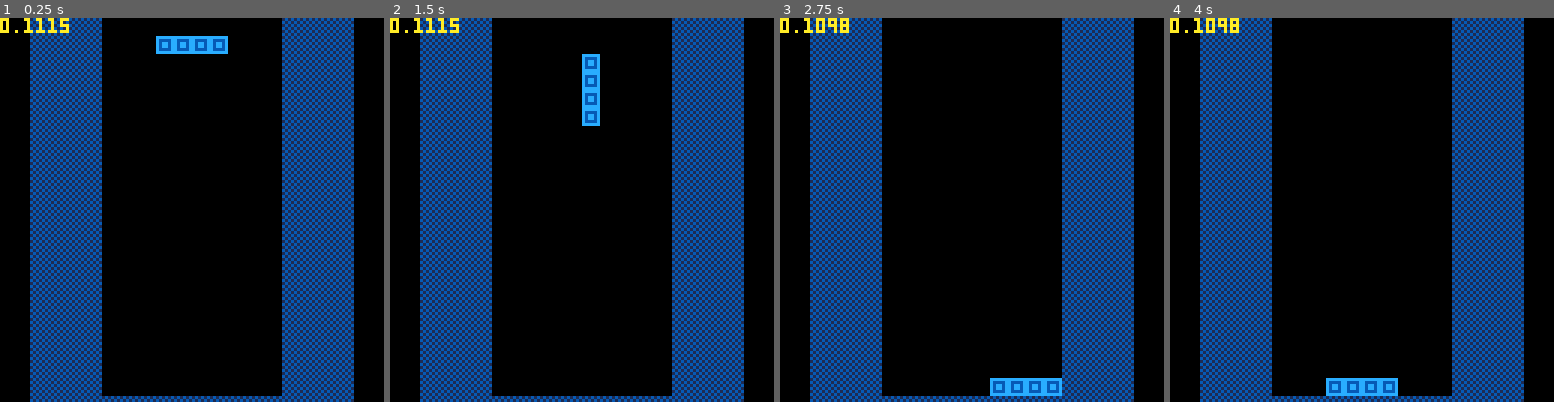
Above: before the commit, frames 1-4 (left to right).
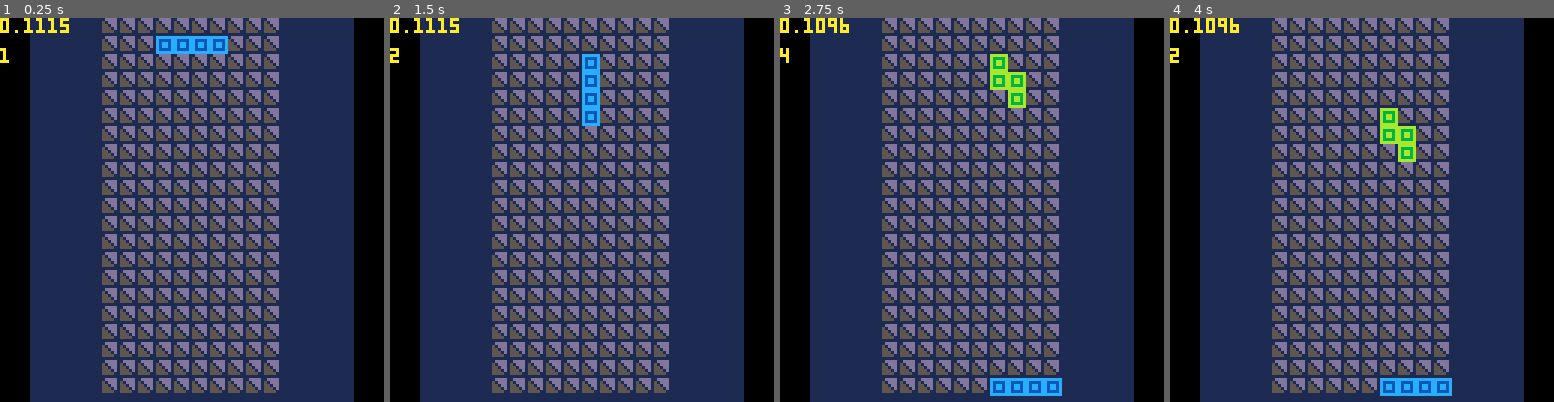
Above: after the commit, the same moments.

Repository: Kodiak-Web/P8Tris
Game: PICO-8 cartridge tetris.p8
Same seed, same stepped clock (60 frames per second), same inputs: the game is played once before the commit and once after it.
Inputs:
- Up to frame 1 (0.25 s): no input
- Up to frame 2 (1.5 s): tap X (X key) at 0.33, 1.07 s; tap O (Z key) at 0.7 s
- Up to frame 3 (2.75 s): hold Right 1.6-2.1 s; tap O (Z key) at 1.7, 2.1, 2.5 s; tap X (X key) at 1.85 s; hold Up 2.15-2.42 s; hold Right from 2.47 s (still down)
- Up to frame 4 (4 s): tap O (Z key) at 2.9, 3.3, 3.7 s; tap X (X key) at 2.97 s; release Right at 3.03 s; hold Left 3.08-3.58 s; hold Down 3.63-3.97 s

The runs differ from the first frame. In frame 1, 64% of the frame differs, in the area x 0-93%, y 0-100%; in frame 2, 64%; in frame 3, 64%; in frame 4, 65%.

Commit message:
fixed drops, added background

Diff:
--- a/tetris.p8
+++ b/tetris.p8
@@ -2,17 +2,7 @@
 version 36
 __lua__
 piece = flr(rnd(7))
-pal(1,12,1)
-pal(2,10,1)
-pal(3,14,1)
-pal(4,138,1)
-pal(5,8,1)
-pal(6,140,1)
-pal(7,9,1)
-pal(8,136,1)
-pal(9,139,1)
-pal(10,1,1)
-pal(11,137,1)
+poke(0x5f2e,1)
 kick_table = {
 	--['1+'] = {{-1,0},{-1,1},{0,-2},{-1,-2}},
 	[1] = { {{1,0},{1,1},{0,-2},{1,-2}} , {{-1,0},{-1,1},{0,-2},{-1,-2}} },
@@ -61,85 +51,70 @@
 	 {2,2,0}} ----
 }
 srs_l = {
-{{0,0,3},
- {3,3,3},
- {0,0,0}},----
-{{0,3,0},
- {0,3,0},
- {0,3,3}},----
-{{0,0,0},
- {3,3,3},
- {3,0,0}},
-{{3,3,0},
- {0,3,0},
- {0,3,0}}
+	{{0,0,3},
+	 {3,3,3},
+	 {0,0,0}},----
+	{{0,3,0},
+	 {0,3,0},
+	 {0,3,3}},----
+	{{0,0,0},
+	 {3,3,3},
+	 {3,0,0}},
+	{{3,3,0},
+	 {0,3,0},
+	 {0,3,0}}
 }
 srs_o = {
-{{0,4,4,0},
- {0,4,4,0}},
-{{0,4,4,0},
- {0,4,4,0}},
-{{0,4,4,0},
- {0,4,4,0}},
-{{0,4,4,0},
- {0,4,4,0}},
+	{{0,4,4,0},
+	 {0,4,4,0}},
+	{{0,4,4,0},
+	 {0,4,4,0}},
+	{{0,4,4,0},
+	 {0,4,4,0}},
+	{{0,4,4,0},
+	 {0,4,4,0}},
 }
 srs_s = {
-{{0,5,5},
- {5,5,0},
- {0,0,0}},
-{{0,5,0},
- {0,5,5},
- {0,0,5}},
-{{0,0,0},
- {0,5,5},
- {5,5,0}},
-{{5,0,0},
- {5,5,0},
- {0,5,0}}
-}
---[[
-srs_j = {
-{{6,6,0},
- {0,6,6},
- {0,0,0}},
-{{0,0,6},
- {0,6,6},
- {0,6,0}},
-{{0,0,0},
- {6,6,0},
- {0,6,6}},
-{{0,6,0},
- {6,6,0},
- {6,0,0}}
-}]]
+	{{0,5,5},
+	 {5,5,0},
+	 {0,0,0}},
+	{{0,5,0},
+	 {0,5,5},
+	 {0,0,5}},
+	{{0,0,0},
+	 {0,5,5},
+	 {5,5,0}},
+	{{5,0,0},
+	 {5,5,0},
+	 {0,5,0}}
+}
 srs_t = {
-{{0,6,0},
- {6,6,6},
- {0,0,0}},
-{{0,6,0},
- {0,6,6},
- {0,6,0}},
-{{0,0,0},
- {6,6,6},
- {0,6,0}},
-{{0,6,0},
- {6,6,0},
- {0,6,0}}
-}
-srs_z = {
-{{7,7,0},
- {0,7,7},
- {0,0,0}},
-{{0,0,7},
- {0,7,7},
- {0,7,0}},
-{{0,0,0},
- {7,7,0},
- {0,7,7}},
-{{0,7,0},
- {7,7,0},
- {7,0,0}}
+	{{0,6,0},
+	 {6,6,6},
+	 {0,0,0}},
+	{{0,6,0},
+	 {0,6,6},
+	 {0,6,0}},
+	{{0,0,0},
+	 {6,6,6},
+	 {0,6,0}},
+	{{0,6,0},
+	 {6,6,0},
+	 {0,6,0}}
+	}
+	srs_z = {
+	{{7,7,0},
+	 {0,7,7},
+	 {0,0,0}},
+	{{0,0,7},
+	 {0,7,7},
+	 {0,7,0}},
+	{{0,0,0},
+	 {7,7,0},
+	 {0,7,7}},
+	{{0,7,0},
+	 {7,7,0},
+	 {7,0,0}}
 }
 draw_offset = 34-6 --centers playing field
 collision_field = {}
@@ -168,6 +143,7 @@
 ]]--
 piece_pointer = srs_i
 function smap(spritenum,x,y)
+	--if spritenum == 0 then spritenum = 9 end
 	sspr(((spritenum - 1)*6),0,6,6,x+draw_offset,y)      -----------------------------------------------------------
 end
 piece = -69
@@ -178,13 +154,10 @@
 increments = 15
 colliding = false
 function coltest(tx,ty, trot)
-	trot = trot or 0
 	colliding=false
-	ltx = tx
-	lty = ty
 	r = rot_val + trot
-	if r < 1 then r = 4 end
-	if r > 4 then r = 1 end
+	if r == 0 then r = 4 end
+	if r == 5 then r = 1 end
 	for k,v in pairs(piece_pointer[r]) do
 		for kk,vv in pairs(v) do
 			last_k = k --debugging var
@@ -203,7 +176,7 @@
 mergetime = 45
 function move(x,y)
 	colliding=false
-	coltest(x,y)
+	coltest(x,y,0)
 	if colliding == false then
 		posx += x
 		posy += y
@@ -217,19 +190,26 @@
 	end
 end
 counter = 0
+bottom = -69
 function drop()
-	while not merged do
-		move(0,1)
-		counter += 1
-		if counter > 22 then
-			counter = 0
-			merged = true
-		end
-	end
+		i = 1
+		finished = false
+		while not finished do
+			if coltest(0,i,0) or i > 22 then
+				move(0,i-1)
+				merge()
+				finished = true
+			end
+			i += 1
+		end
+		merged = true
 	merged = false
 	coltimer = mergetime
 	--clearline(1)
 end
+
+
+
 function rotate(n)
 --	if piece == 0 then
 --	 --I logic
@@ -254,8 +234,9 @@
 		else
 			kick_test = 1
 			kicking = true
+			tablepoint = kick_table[rot_val][tablerot]
 			while kicking do
-				collides = coltest(kick_table[rot_val][tablerot][kick_test][1],(kick_table[rot_val][tablerot][kick_test][1] * -1),n)
+				collides = coltest(tablepoint[kick_test][1],(tablepoint[kick_test][2] * -1),n)
 				if collides == false then
 					rot_val += n
 					if rot_val > 4 then
@@ -263,8 +244,8 @@
 						elseif rot_val < 1 then
 						rot_val = 4
 					end
-					posx += kick_table[rot_val][tablerot][kick_test][1]
-					posy += (kick_table[rot_val][tablerot][kick_test][1] * -1)
+					posx += tablepoint[kick_test][1]
+					posy += (tablepoint[kick_test][2] * -1)
 					kicking = false
 				elseif kick_test < 4 then
 					kick_test +=1
@@ -316,21 +289,22 @@
 end
 LinesToClear = {}
 LinesCleared = 0
+LinesCleared_bak = 0
 function line_detect()
 LinesToClear = {}
 	for k,v in pairs(collision_field) do
 		filled = true
 		for kk = 1, #v-4 do
-			if 0 == v[kk] or 8==v[kk] then
+			if 0 == v[kk] or 8==v[kk] then --detects filled lines. 0 is "empty", 8 is wall.
 				filled=false
 			end
 		end
 		if filled then add(LinesToClear,k) end
 	end
 	while #LinesToClear > 0 do
-	clearline(LinesToClear[#LinesToClear])
-	del(LinesToClear,LinesToClear[#LinesToClear])
-	LinesCleared += 1
+		clearline(LinesToClear[#LinesToClear])
+		del(LinesToClear,LinesToClear[#LinesToClear])
+		LinesCleared += 1
 	end
 end
 line = 0
@@ -355,8 +329,9 @@
 		end
 	end
 end
-
+print_val = ""
 function _init()
+	--drop()
 	pal(1,12,1)
 	pal(2,10,1)
 	pal(3,14,1)
@@ -368,6 +343,7 @@
 	pal(9,139,1)
 	pal(10,1,1)
 	pal(11,137,1)
+	pal(12,5,1)
 	if piece == 0 then
 		piece_pointer = srs_i
 	elseif piece == 1 then
@@ -434,25 +410,26 @@
 	cls()
 	for k,v in pairs(collision_field) do
 		for key,value in pairs(v) do
+			if value == 0 then value = 9 end
 			smap(value,key*6,k*6)
 		end
 	end
 	for k,v in pairs(piece_pointer[rot_val]) do
 		for kk,vv in pairs(v) do
 			smap(vv,(kk*6)+(posx*6),(k*6)+(posy*6))
-			--print(piece)
 		end
 	end
 	print(stat(2),2)
+	print(rot_val,0,10,2)
 end
 
 __gfx__
-111111666666777777222222444444333333555555a6a6a600000000000000000000000000000000000000000000000000000000000000000000000000000000
-1666616aaaa67bbbb72777724999943888835888856a6a6a00000000000000000000000000000000000000000000000000000000000000000000000000000000
-1611616a66a67b77b7272272494494383383585585a6a6a600000000000000000000000000000000000000000000000000000000000000000000000000000000
-1611616a66a67b77b72722724944943833835855856a6a6a00000000000000000000000000000000000000000000000000000000000000000000000000000000
-1666616aaaa67bbbb7277772499994388883588885a6a6a600000000000000000000000000000000000000000000000000000000000000000000000000000000
-1111116666667777772222224444443333335555556a6a6a00000000000000000000000000000000000000000000000000000000000000000000000000000000
+111111666666777777222222444444333333555555aaaaaaadddda00000000000000000000000000000000000000000000000000000000000000000000000000
+1666616aaaa67bbbb7277772499994388883588885aaaaaacaddda00000000000000000000000000000000000000000000000000000000000000000000000000
+1611616a66a67b77b7272272494494383383585585aaaaaaccadda00000000000000000000000000000000000000000000000000000000000000000000000000
+1611616a66a67b77b7272272494494383383585585aaaaaacccada00000000000000000000000000000000000000000000000000000000000000000000000000
+1666616aaaa67bbbb7277772499994388883588885aaaaaaccccaa00000000000000000000000000000000000000000000000000000000000000000000000000
+111111666666777777222222444444333333555555aaaaaaaaaaaa00000000000000000000000000000000000000000000000000000000000000000000000000
 00000000000000000000000000000000000000000000000000000000000000000000000000000000000000000000000000000000000000000000000000000000
 00000000000000000000000000000000000000000000000000000000000000000000000000000000000000000000000000000000000000000000000000000000
 01111006000000007000220000440000300005500000000000000000000000000000000000000000000000000000000000000000000000000000000000000000
